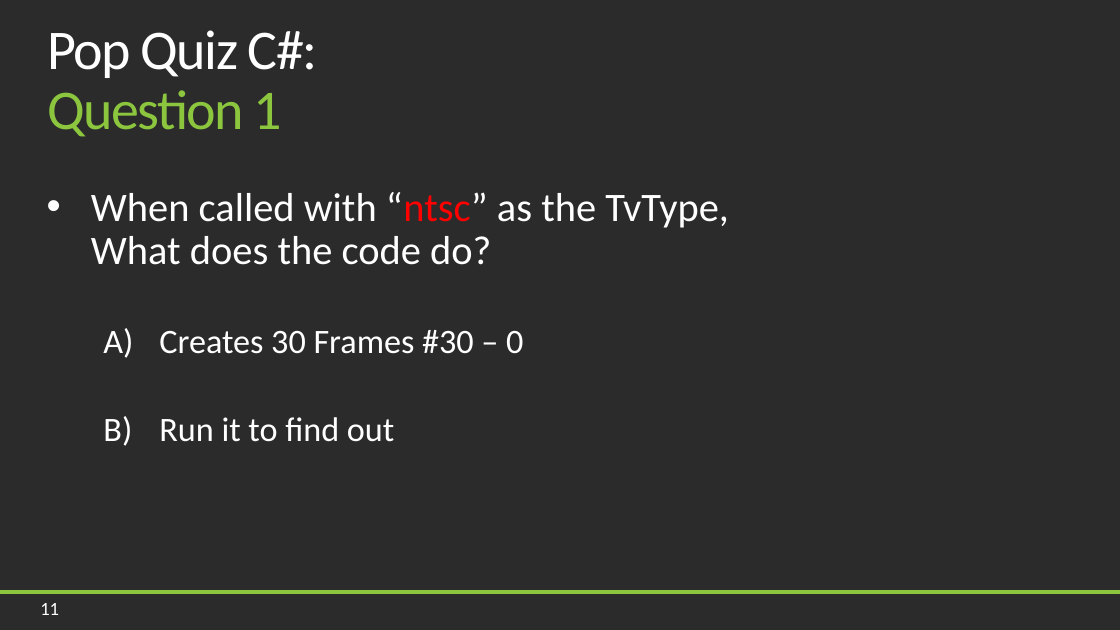
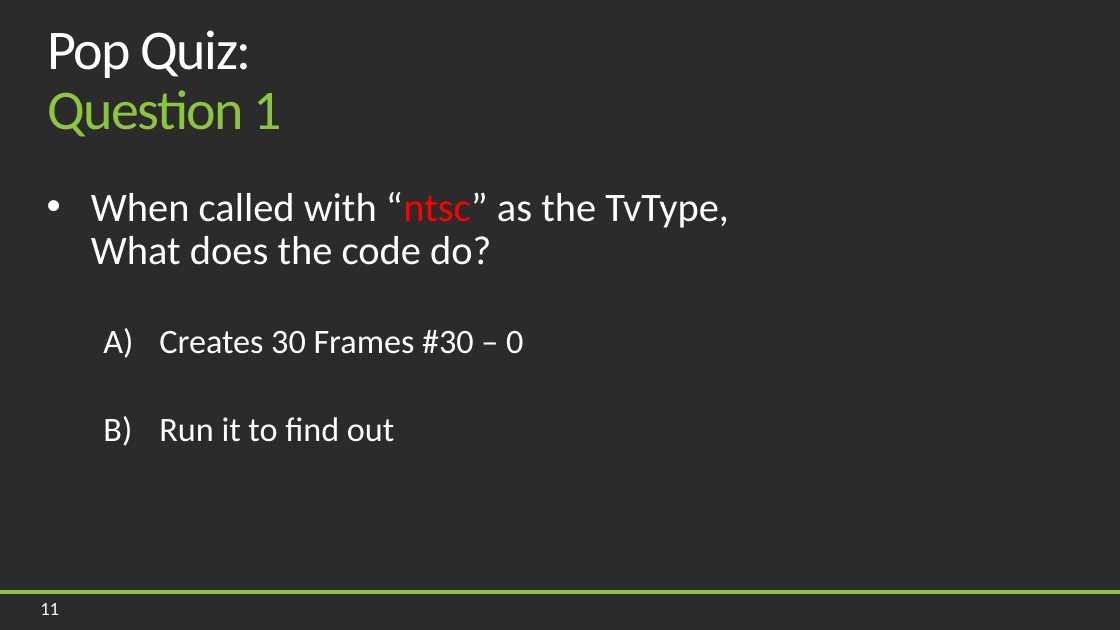
Before and after one commit to jason-kerney/PeelAndSlice, a slide deck: slide 11 of Documents/Slides.pptx. Drawn at 1120x630 pixels with LibreOffice and Linux fonts; fonts in the diff are those of the drawing; background and template pictures are left out; a plain dark background stands for a picture behind light text. Boxes give left, top, right and bottom in pixels: in the first picture for what was removed or moved away, otherwise in the second. Text is boxed around its words. In the diff, an @@ line names an element or a change of style, - is before the commit and + after.

```diff
--- a/Documents/Slides.pptx
+++ b/Documents/Slides.pptx
@@ title at (47, 30, 281, 137): text changed; text colour #FFFFFF to #8CC63F @@
-Pop Quiz C#:
-Question 1
+Pop Quiz:
+Question 1
```
Also in this commit, not shown: 4 other slides changed, 1 slide added, 1 other file.
